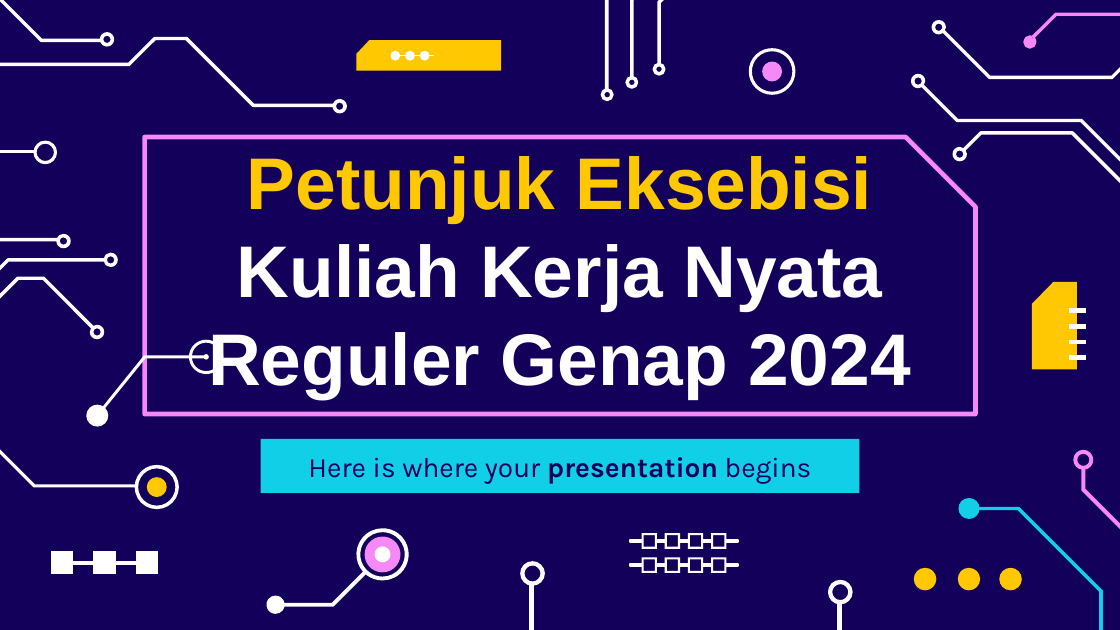
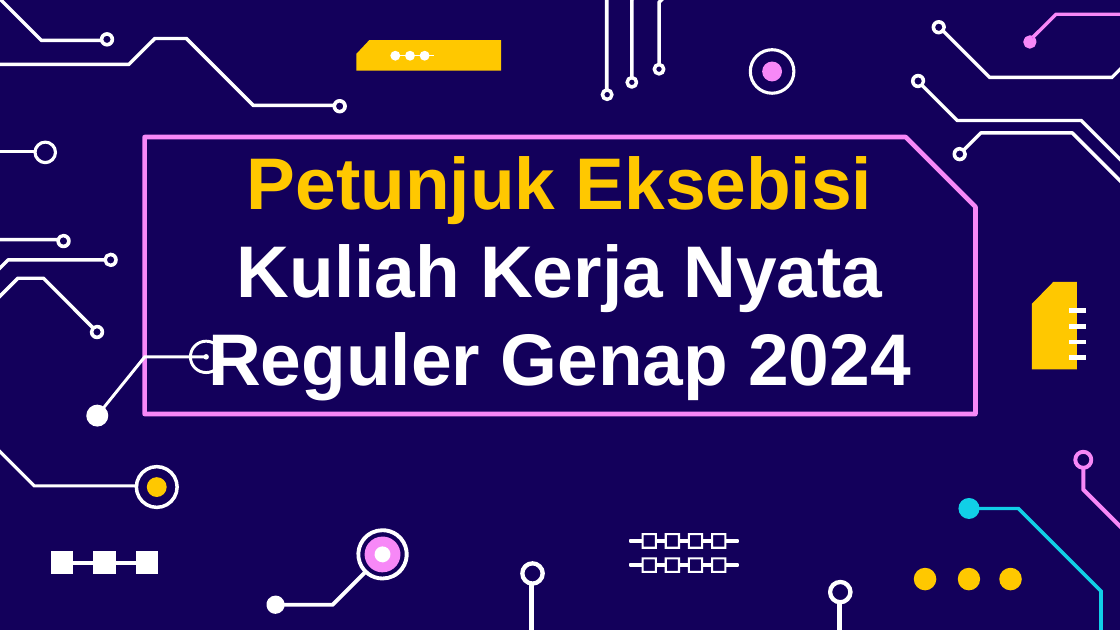
Before and after one commit to chariotofthesun/kkngenap2024, a slide deck: slide 1 of Peeeeeeeeenjk Eksebissii KKN Reg2024.pptx. Drawn at 1120x630 pixels with LibreOffice and Linux fonts; fonts in the diff are those of the drawing. Boxes give left, top, right and bottom in pixels: in the first picture for what was removed or moved away, otherwise in the second. Text is boxed around its words. In the diff, an @@ line names an element or a change of style, - is before the commit and + after.

```diff
--- a/Peeeeeeeeenjk Eksebissii KKN Reg2024.pptx
+++ b/Peeeeeeeeenjk Eksebissii KKN Reg2024.pptx
@@ subtitle removed at <box>261,439,860,493</box> @@
-Here is where your presentation begins
```
Also in this commit, not shown: 7 other slides changed.
